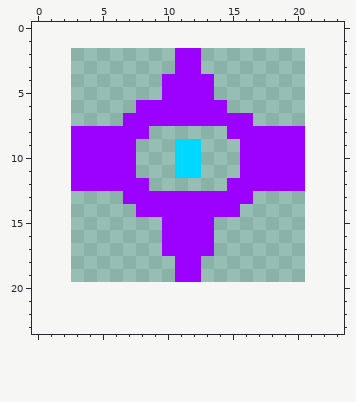
Pixel-art sprite -- monitor4.png. The first picture shows the starting point.
The file is 18x18 pixels. The old version is drawn lined up with the new one, on the new canvas.
New version:
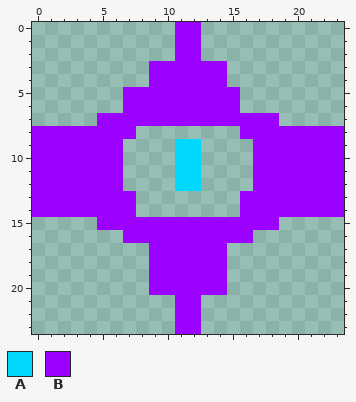
Palette (. is transparent): A #00d8ff  B #9c00ff
The edit:
canvas 18x18 -> 24x24, the old top-left corner now at 3,2
y 0..1: x 11..12 .. -> BB
y 3: x 9..10 .. -> BB; x 13..14 .. -> BB
y 4: x 9 . -> B; x 14 . -> B
y 5: x 7..9 ... -> BBB; x 14..15 .. -> BB
y 6: x 7 . -> B; x 15 . -> B
y 7: x 5..6 .. -> BB; x 17..18 .. -> BB
y 8: x 0..2 ... -> BBB; x 8 B -> .; x 15 B -> .; x 21..23 ... -> BBB
y 9..11: x 0..2 ... -> BBB; x 7 B -> .; x 16 B -> .; x 21..23 ... -> BBB
y 12: x 0..2 ... -> BBB; x 7..8 BB -> ..; x 11..12 .. -> AA; x 15..16 BB -> ..; x 21..23 ... -> BBB
y 13: x 0..6 ....... -> BBBBBBB; x 8..15 BBBBBBBB -> ........; x 17..23 ....... -> BBBBBBB
y 14: x 0..23 ........BBBBBBBB........ -> BBBBBBBB........BBBBBBBB
y 15: x 5..9 ..... -> BBBBB; x 14..18 ..... -> BBBBB
y 16: x 7..9 ... -> BBB; x 14..16 ... -> BBB
y 17: x 9 . -> B; x 14 . -> B
y 18..19: x 9..10 .. -> BB; x 13..14 .. -> BB
y 20: x 9..14 ...... -> BBBBBB
y 21..23: x 11..12 .. -> BB
Where, in picture pixels (left, top, right, bottom), the same in both pictures:
changed: (32, 22, 344, 334)
